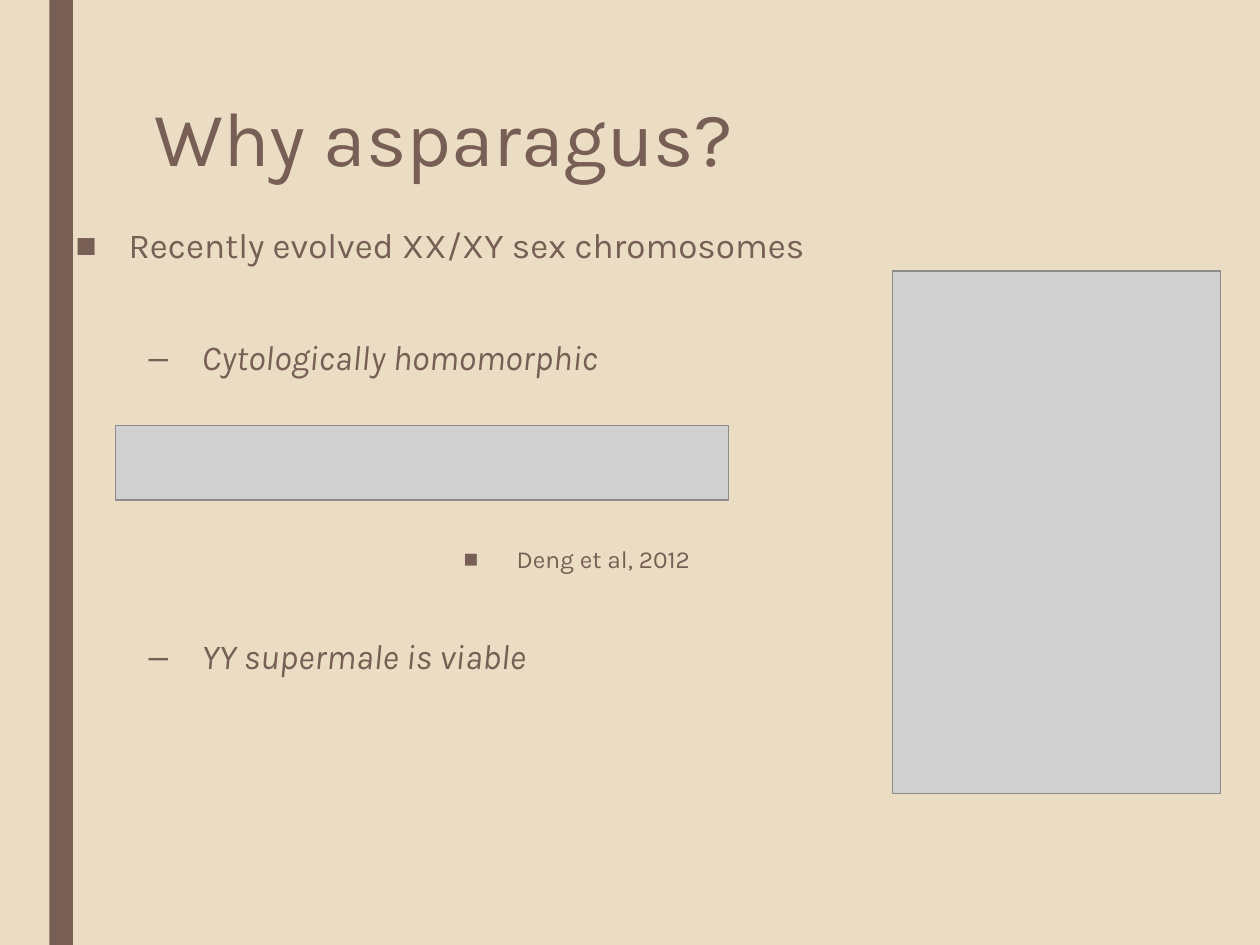
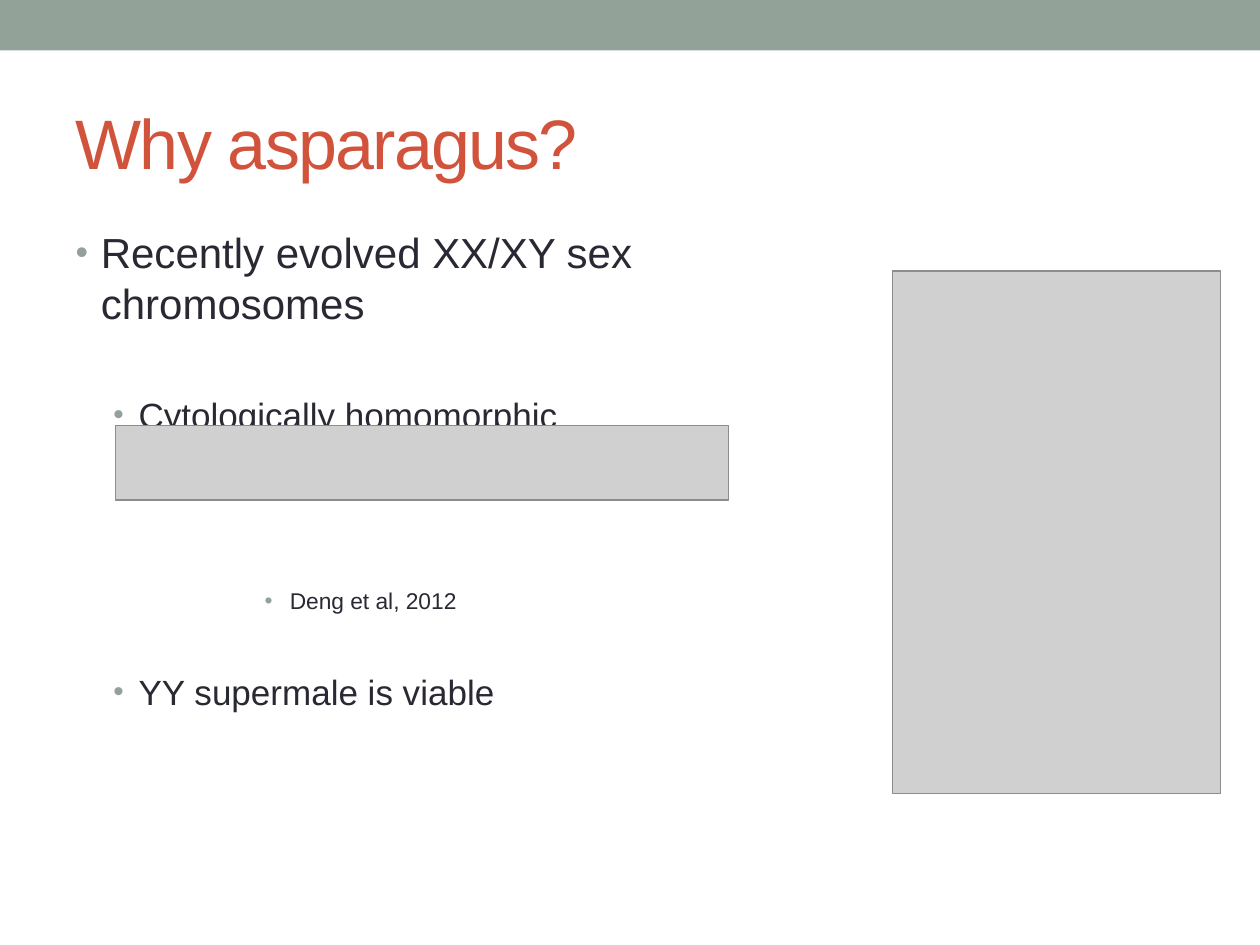
Before and after one commit to katholan/BCB546X-Spring2017_Valerin_final_project, a slide deck: slide 4 of asparagus.pptx. Drawn at 1260x945 pixels with LibreOffice and Linux fonts; fonts in the diff are those of the drawing; grey boxes stand for pictures. Boxes give left, top, right and bottom in pixels: in the first picture for what was removed or moved away, otherwise in the second. Text is boxed around its words. In the diff, an @@ line names an element or a change of style, - is before the commit and + after.

```diff
--- a/asparagus.pptx
+++ b/asparagus.pptx
@@ background #EBDDC3 to #FFFFFF @@
@@ rectangle added at [0, 0, 1260, 50], fill #93A299 @@
@@ rectangle removed at [49, 0, 73, 945] @@
@@ title "Why asparagus?": place and size @@
-title "Why asparagus?" at [154, 113, 733, 184]
+title "Why asparagus?" at [76, 118, 578, 182]
@@ title "Why asparagus?" at [76, 118, 578, 182]: size 44 to 40 pt, font Karla to Arial, text colour #775F55 to #D2533C, letter spacing 0 to -1 pt; line spacing 0.89 to 1; vertical alignment top to middle @@
@@ text "Recently evolved XX/XY sex chromosomes" at [101, 237, 632, 712]: size 20 to 24 pt in "Recently evolved XX/XY sex chromosomes"; font Karla to Arial, text colour #775F55 to #292934; italic off in "Cytologically homomorphic", "YY supermale is viable"; size 14 to 13 pt in "Deng et al, 2012"; bullet ■ to •; line spacing 0.94 to 1; less space between paragraphs; bullet – to • @@
```
Also in this commit, not shown: 20 other slides changed, 1 slide added, 1 slide removed, 1 other file.
